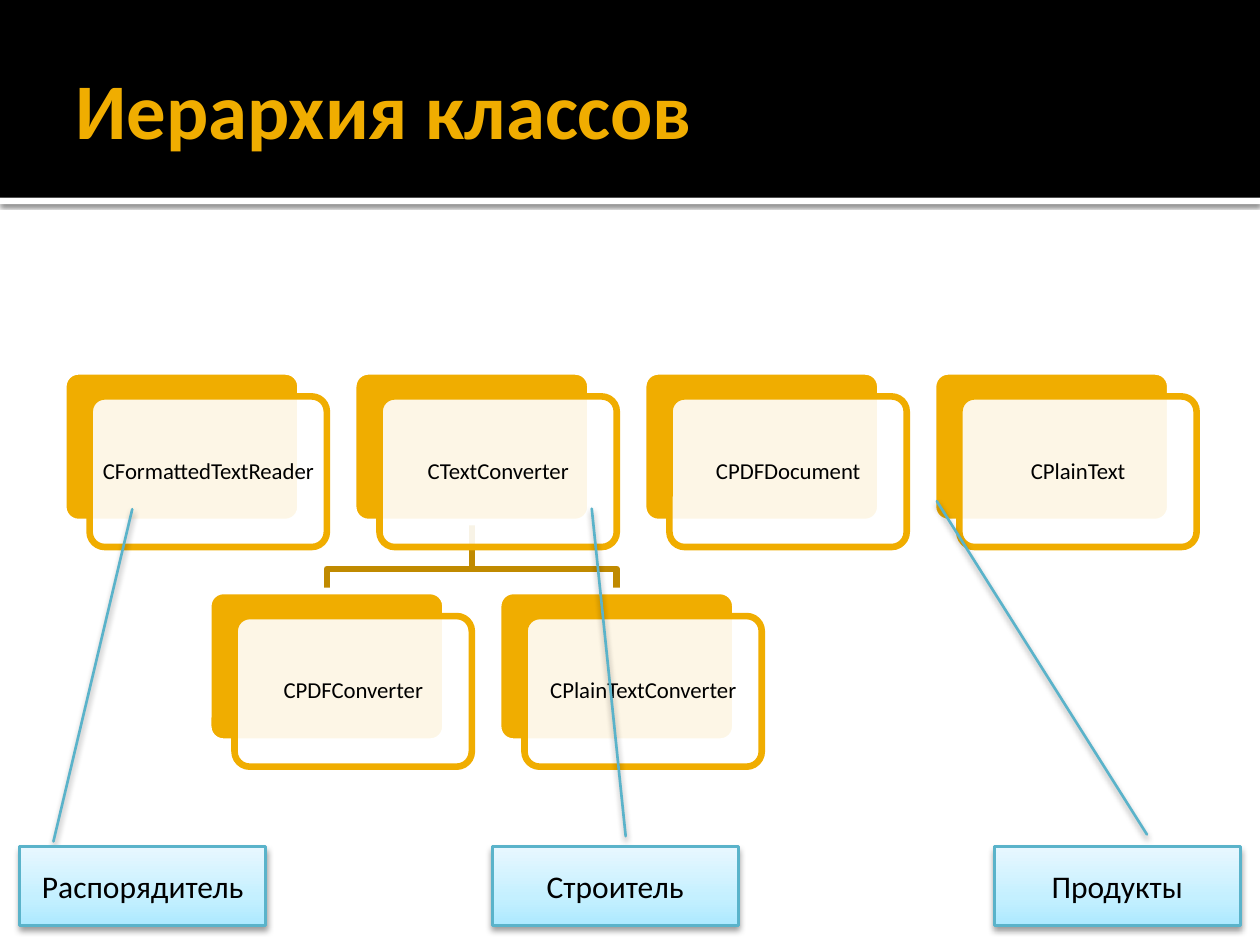
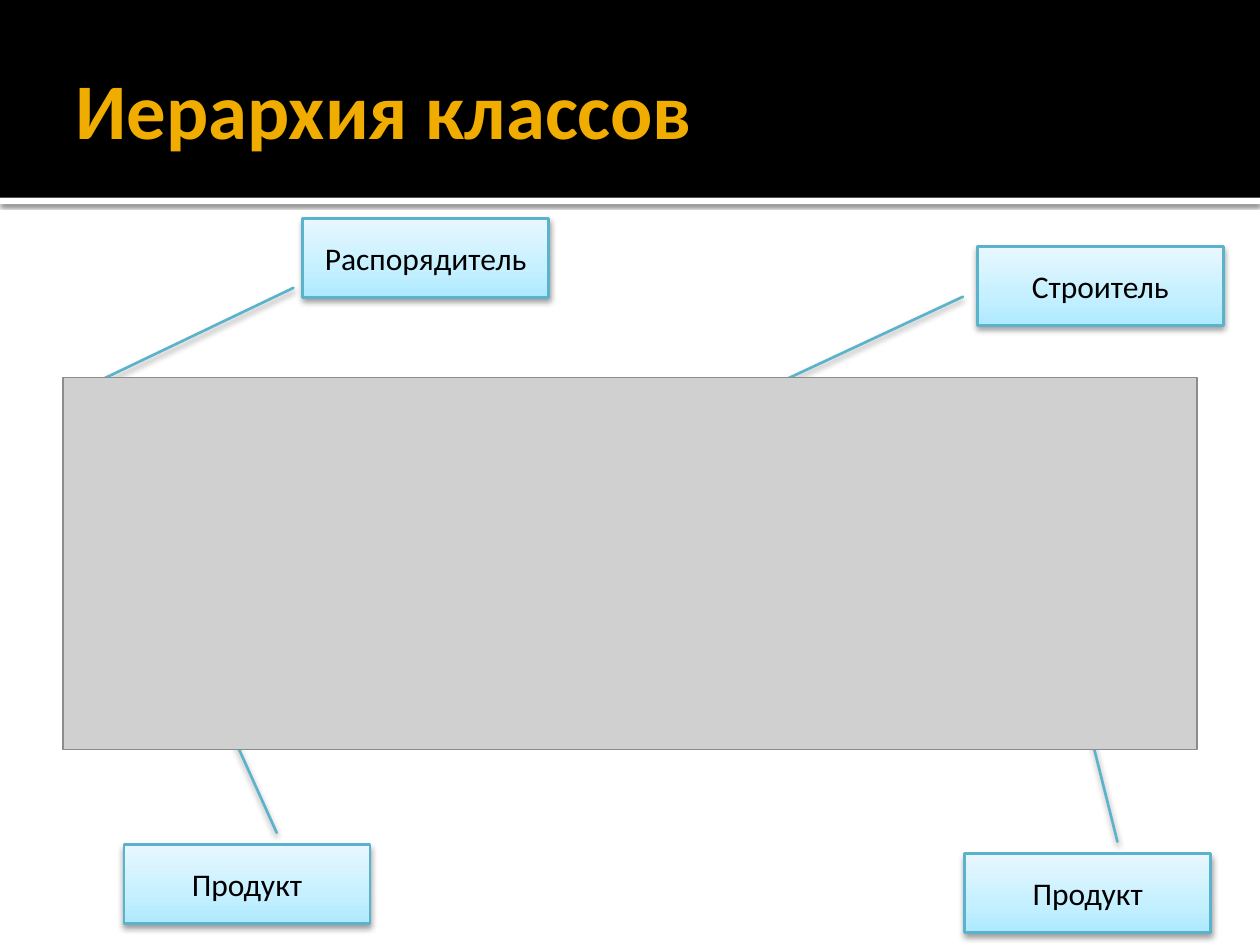
Before and after one commit to alexey-malov/ood, a slide deck: slide 8 of lectures/15.builder/builder.pptx. Drawn at 1260x945 pixels with LibreOffice and Linux fonts; fonts in the diff are those of the drawing; grey boxes stand for pictures. Boxes give left, top, right and bottom in pixels: in the first picture for what was removed or moved away, otherwise in the second. Text is boxed around its words. In the diff, an @@ line names an element or a change of style, - is before the commit and + after.

Commit message:
Обновлена лекция по паттерну "Строитель"

```diff
--- a/lectures/15.builder/builder.pptx
+++ b/lectures/15.builder/builder.pptx
@@ border callout "Распорядитель": place and size @@
-border callout "Распорядитель" at [20, 847, 266, 926]
+border callout "Распорядитель" at [302, 219, 548, 299]
@@ border callout "Строитель": place and size @@
-border callout "Строитель" at [493, 847, 738, 926]
+border callout "Строитель" at [978, 247, 1223, 326]
@@ picture added at [63, 377, 1197, 748] @@
@@ group removed at [63, 372, 1196, 767]: 12 rounded rectangles, 6 texts, 2 freeform shapes @@
-CFormattedTextReader
-CTextConverter
-CPDFConverter
-CPlainTextConverter
-CPDFDocument
-CPlainText
@@ border callout added at [123, 844, 369, 924], fill gradient #ADE9FF to #C5EFFF to #E9F9FF, outline #5BB3CA 1.5 pt, 18 pt, text #000000 @@
+Продукт
@@ proportions changed in 3 elements at [302, 219, 548, 299], [978, 247, 1223, 326], [965, 854, 1211, 934] @@
@@ border callout "Продукт": place and size @@
-border callout "Продукт" at [994, 847, 1240, 926]
+border callout "Продукт" at [965, 854, 1211, 934]
@@ text in border callout at [1033, 884, 1143, 911]: text changed @@
-Продукты
+Продукт
```
Also in this commit, not shown: 4 other slides changed, 1 other file.
